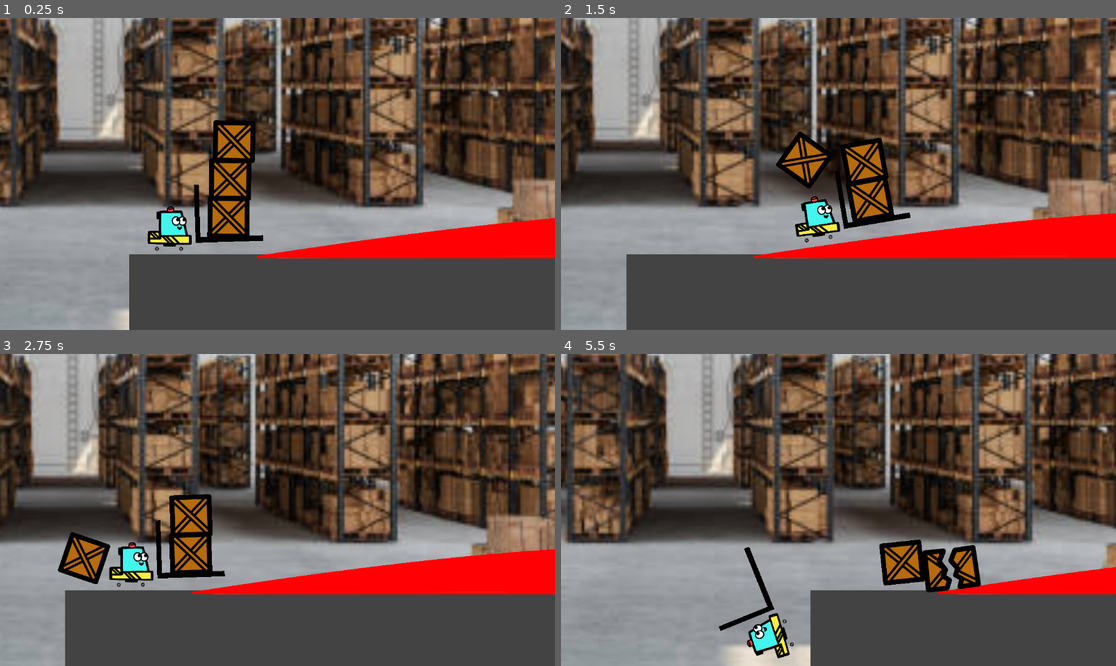
Above: before the commit, frames 1-4 (two rows, left to right).
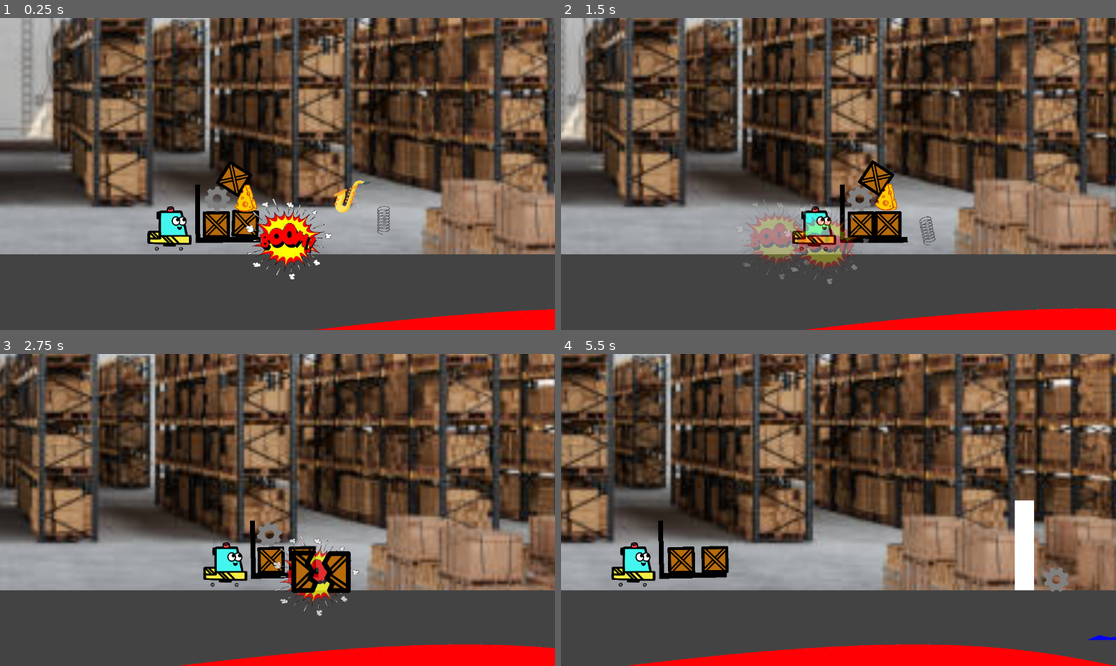
Above: after the commit, the same moments.

Repository: CourtlandCrouchet/OneTrip
Game: Godot game, scene res://Scenes/main.tscn
Same seed, same stepped clock (60 frames per second), same inputs: the game is played once before the commit and once after it.
Inputs:
- Up to frame 1 (0.25 s): no input
- Up to frame 2 (1.5 s): hold Right (move_right) 0.53-1.28 s; hold Left (move_left) from 1.28 s (still down)
- Up to frame 3 (2.75 s): release Left (move_left) at 2.03 s; hold Right (move_right) from 2.03 s (still down)
- Up to frame 4 (5.5 s): release Right (move_right) at 3.53 s; hold Left (move_left) from 3.53 s (still down)

The runs differ from the first frame. In frame 1, 63% of the frame differs, in the area x 0-100%, y 0-100%; in frame 2, 63%; in frame 3, 66%; in frame 4, 68%.

Commit message:
Shrink Cargo

Diff:
--- a/Scenes/bird_cage.tscn
+++ b/Scenes/bird_cage.tscn
@@ -9,10 +9,11 @@
 script = ExtResource("1_7iof2")
 
 [node name="Sprite2D" type="Sprite2D" parent="."]
-scale = Vector2(0.035, 0.035)
+scale = Vector2(0.03, 0.03)
 texture = ExtResource("2_w25wp")
 
-[node name="CollisionPolygon2D" type="CollisionPolygon2D" parent="."]
-polygon = PackedVector2Array(-6, 9, 6, 9, 6, -5, 4, -6, 2, -7, 2, -8, 1, -8, 0, -9, -1, -8, -2, -8, -2, -7, -4, -6, -6, -4)
+[node name="CollisionPolygon2D2" type="CollisionPolygon2D" parent="."]
+scale = Vector2(0.03, 0.03)
+polygon = PackedVector2Array(16, -255.8, 13.6, -256, -12, -256, -20.9, -246, -23, -246, -23, -231, -43.6, -231, -52, -225, -52, -200.9, -62.2, -200, -68.3, -200, -86.3, -194, -89.6, -194, -114.5, -179, -116.9, -179, -140.8, -154, -142.2, -154, -157.2, -124, -158.6, -124, -165, -95.2, -165, 213, -178.8, 213, -185, 219.2, -185, 254.8, -183.8, 256, 184, 256, 184.4, 255, 186, 255, 186, 219.2, 179.8, 213, 166, 213, 166, -93.2, 159, -121, 159, -124.5, 143, -151.5, 143, -153.9, 120, -175.9, 120, -177.2, 92, -192.3, 92, -193.6, 62.2, -201, 53, -201, 53, -224, 48, -228, 48, -229.2, 44.5, -231, 24.5, -231, 25, -232.8, 25, -240.6, 16, -253.6)
 
 [connection signal="body_entered" from="." to="." method="_on_body_entered"]
--- a/Scenes/box.tscn
+++ b/Scenes/box.tscn
@@ -9,7 +9,7 @@
 absorbent = true
 
 [sub_resource type="RectangleShape2D" id="RectangleShape2D_3kqoj"]
-size = Vector2(16, 16)
+size = Vector2(15, 15)
 
 [node name="Box" type="RigidBody2D" groups=["Box"]]
 mass = 0.1
@@ -21,10 +21,11 @@
 script = ExtResource("1_6oxtg")
 
 [node name="Sprite2D" type="Sprite2D" parent="." groups=["Box"]]
-scale = Vector2(0.125, 0.125)
+scale = Vector2(0.08, 0.08)
 texture = ExtResource("1_i6bum")
 
 [node name="CollisionShape2D" type="CollisionShape2D" parent="." groups=["Box"]]
+scale = Vector2(0.75, 0.75)
 shape = SubResource("RectangleShape2D_3kqoj")
 
 [connection signal="body_entered" from="." to="." method="_on_body_entered"]
--- a/Scenes/cheese.tscn
+++ b/Scenes/cheese.tscn
@@ -16,11 +16,11 @@
 script = ExtResource("1_5laxu")
 
 [node name="Sprite2D" type="Sprite2D" parent="."]
-scale = Vector2(0.025, 0.025)
+scale = Vector2(0.02, 0.02)
 texture = ExtResource("1_syu0d")
 
 [node name="CollisionPolygon2D" type="CollisionPolygon2D" parent="."]
-scale = Vector2(0.025, 0.025)
+scale = Vector2(0.02, 0.02)
 polygon = PackedVector2Array(-4, -341, 289, 257, -275, 262)
 
 [connection signal="body_entered" from="." to="." method="_on_body_entered"]
--- a/Scenes/gear.tscn
+++ b/Scenes/gear.tscn
@@ -14,11 +14,11 @@
 script = ExtResource("1_vef3n")
 
 [node name="CollisionPolygon2D" type="CollisionPolygon2D" parent="."]
-scale = Vector2(0.07, 0.07)
+scale = Vector2(0.05, 0.05)
 polygon = PackedVector2Array(-15, -104, 15, -104, 22, -79, 39, -72, 62, -84, 84, -64, 71, -40, 79, -23, 104, -16, 105,  …(205 unchanged characters)…
 
 [node name="Sprite2D" type="Sprite2D" parent="." groups=["Box"]]
-scale = Vector2(0.07, 0.07)
+scale = Vector2(0.05, 0.05)
 texture = ExtResource("1_7wims")
 
 [connection signal="body_entered" from="." to="." method="_on_body_entered"]
--- a/Scenes/main.tscn
+++ b/Scenes/main.tscn
@@ -6,9 +6,14 @@
 [ext_resource type="PackedScene" uid="uid://dqsnvsllgrjvm" path="res://Scenes/floor.tscn" id="3_pjymg"]
 [ext_resource type="Texture2D" uid="uid://bja71htojt2j2" path="res://Sprites/warehouse.jpg" id="3_t0i2j"]
 [ext_resource type="PackedScene" uid="uid://b8u2n0yy3m32h" path="res://Scenes/hill.tscn" id="4_blmfu"]
+[ext_resource type="PackedScene" uid="uid://uxyllyjuyq62" path="res://Scenes/bird_cage.tscn" id="7_qmdfy"]
 [ext_resource type="PackedScene" path="res://Scenes/WinZone.tscn" id="7_w60xq"]
+[ext_resource type="PackedScene" uid="uid://cdue0qa0ddfa7" path="res://Scenes/gear.tscn" id="8_pkddw"]
 [ext_resource type="Script" path="res://Scripts/win_zone.gd" id="9_jhthv"]
+[ext_resource type="PackedScene" uid="uid://cdpgvnmv8rbn4" path="res://Scenes/cheese.tscn" id="9_k0ubt"]
+[ext_resource type="PackedScene" uid="uid://dr43c6q2imkcs" path="res://Scenes/spring.tscn" id="10_8dusl"]
 [ext_resource type="FontFile" uid="uid://cuq5ou13j84cx" path="res://Fonts/RubikMonoOne-Regular.ttf" id="10_bif06"]
+[ext_resource type="PackedScene" uid="uid://brf54mhp8l2xr" path="res://Scenes/saxophone.tscn" id="11_rn5ja"]
 [ext_resource type="PackedScene" uid="uid://dsjsji6pel00q" path="res://Scenes/bumps.tscn" id="15_3lrpl"]
 
 [sub_resource type="LabelSettings" id="LabelSettings_67nlv"]
@@ -48,7 +53,7 @@
 polygon = PackedVector2Array(312, -48, 320, -48, 320, -8, 312, -8)
 
 [node name="Player" parent="." instance=ExtResource("2_1okup")]
-position = Vector2(16, 8)
+position = Vector2(90, 8)
 mass = 30.0
 
 [node name="Camera2D" type="Camera2D" parent="Player"]
@@ -68,18 +73,33 @@
 position = Vector2(0, 22)
 
 [node name="Hill" parent="." instance=ExtResource("4_blmfu")]
-position = Vector2(236, 13)
+position = Vector2(261, 54)
 
 [node name="BoxController" type="Node2D" parent="."]
 
 [node name="Box3" parent="BoxController" instance=ExtResource("3_nybnc")]
-position = Vector2(41, 2)
+position = Vector2(109, 6)
 
 [node name="Box2" parent="BoxController" instance=ExtResource("3_nybnc")]
-position = Vector2(42, -34)
+position = Vector2(115, -17)
 
 [node name="Box" parent="BoxController" instance=ExtResource("3_nybnc")]
-position = Vector2(41, -16)
+position = Vector2(121, 6)
+
+[node name="BirdCage" parent="BoxController" instance=ExtResource("7_qmdfy")]
+position = Vector2(147, -6)
+
+[node name="Gear" parent="BoxController" instance=ExtResource("8_pkddw")]
+position = Vector2(109, -5)
+
+[node name="Cheese" parent="BoxController" instance=ExtResource("9_k0ubt")]
+position = Vector2(122, -5)
+
+[node name="Spring" parent="BoxController" instance=ExtResource("10_8dusl")]
+position = Vector2(179, 4)
+
+[node name="Saxophone" parent="BoxController" instance=ExtResource("11_rn5ja")]
+position = Vector2(166, -30)
 
 [node name="WinZone" parent="." instance=ExtResource("7_w60xq")]
 position = Vector2(509, 21)
@@ -100,7 +120,7 @@
 [node name="Timer" type="Timer" parent="WinZone"]
 
 [node name="BumpyPatch" type="Node2D" parent="."]
-position = Vector2(215, 0)
+position = Vector2(252, 19)
 metadata/_edit_group_ = true
 
 [node name="Bumps" parent="BumpyPatch" instance=ExtResource("15_3lrpl")]
--- a/Scenes/saxophone.tscn
+++ b/Scenes/saxophone.tscn
@@ -9,11 +9,11 @@
 script = ExtResource("1_3t5ev")
 
 [node name="Sprite2D" type="Sprite2D" parent="."]
-scale = Vector2(0.05, 0.05)
+scale = Vector2(0.03, 0.03)
 texture = ExtResource("1_rupq6")
 
 [node name="CollisionPolygon2D" type="CollisionPolygon2D" parent="."]
-scale = Vector2(0.05, 0.05)
+scale = Vector2(0.03, 0.03)
 polygon = PackedVector2Array(262, -199, 87, -223, -260, -28, -234, 190, -130, 232, -50, 195, 82, -173, 198, -166)
 
 [connection signal="body_entered" from="." to="." method="_on_body_entered"]
--- a/Scenes/spring.tscn
+++ b/Scenes/spring.tscn
@@ -15,8 +15,9 @@
 physics_material_override = SubResource("PhysicsMaterial_3dax8")
 
 [node name="Sprite2D" type="Sprite2D" parent="."]
-scale = Vector2(0.05, 0.05)
+scale = Vector2(0.04, 0.04)
 texture = ExtResource("1_jbjcx")
 
 [node name="CollisionShape2D" type="CollisionShape2D" parent="."]
+scale = Vector2(0.8, 0.8)
 shape = SubResource("CapsuleShape2D_27jyg")
Not shown: 1 places in Scenes/main.tscn that only renumber resources
